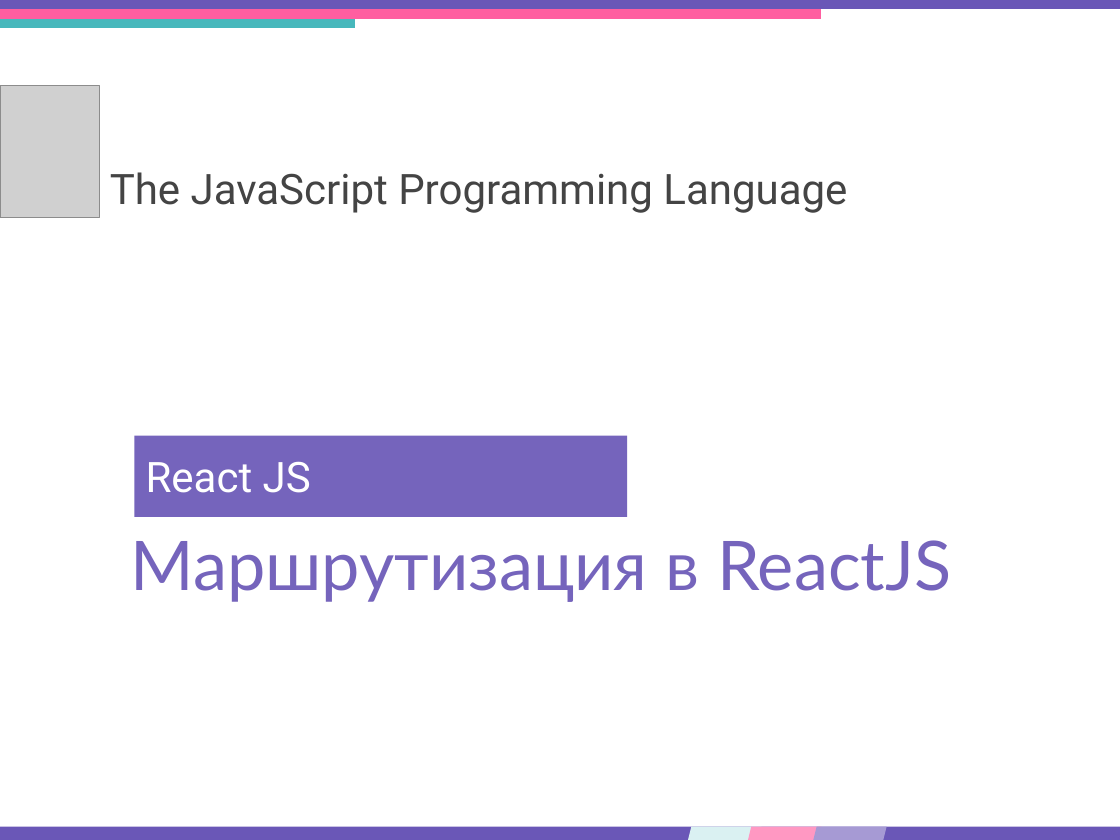
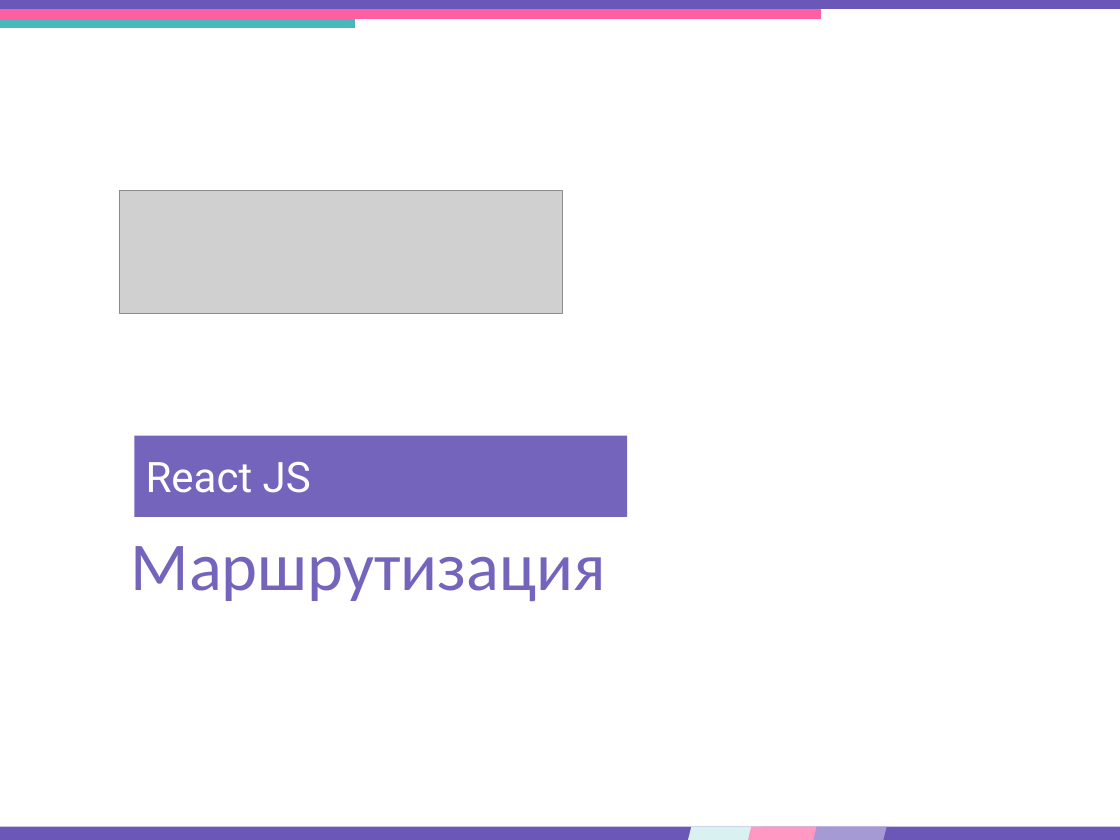
Before and after one commit to DinamickaDevelopment/Ignite-1, a slide deck: slide 1 of 003_React/lesson_24/Presentation/React_routing.pptx. Drawn at 1120x840 pixels with LibreOffice and Linux fonts; fonts in the diff are those of the drawing; grey boxes stand for pictures. Boxes give left, top, right and bottom in pixels: in the first picture for what was removed or moved away, otherwise in the second. Text is boxed around its words. In the diff, an @@ line names an element or a change of style, - is before the commit and + after.

```diff
--- a/003_React/lesson_24/Presentation/React_routing.pptx
+++ b/003_React/lesson_24/Presentation/React_routing.pptx
@@ picture removed at (x1=0, y1=85, x2=100, y2=217) @@
@@ text removed at (x1=110, y1=172, x2=847, y2=213) @@
-The JavaScript Programming Language
@@ picture added at (x1=120, y1=190, x2=562, y2=314) @@
@@ text at (x1=131, y1=546, x2=606, y2=601): text changed; font Lato to Calibri @@
-Маршрутизация в ReactJS
+Маршрутизация
```
Also in this commit, not shown: 10 other files.
